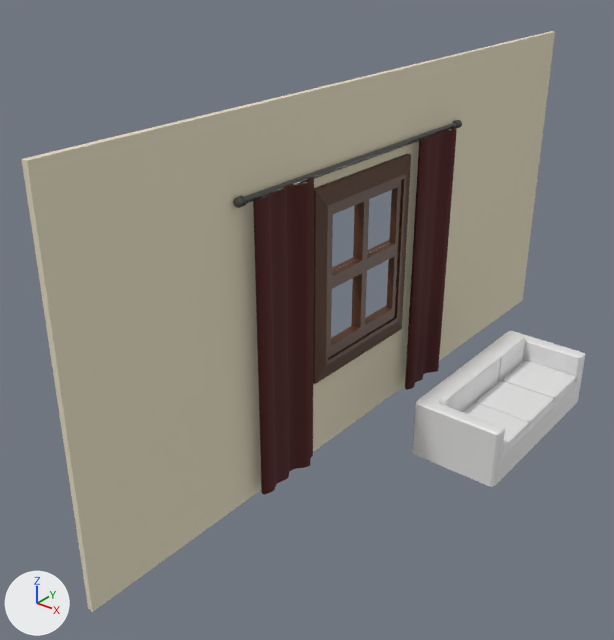
Before and after pictures for a commit that changed the Blender file Assets/Models/sideWall.blend.
Both versions are drawn from a 50 mm lens placed at (29.8, -47.5, 32.9), pointed at (-0.4, -9.7, 9.4). Every picture has the same lights, and +X, +Y and +Z are marked at lower left.
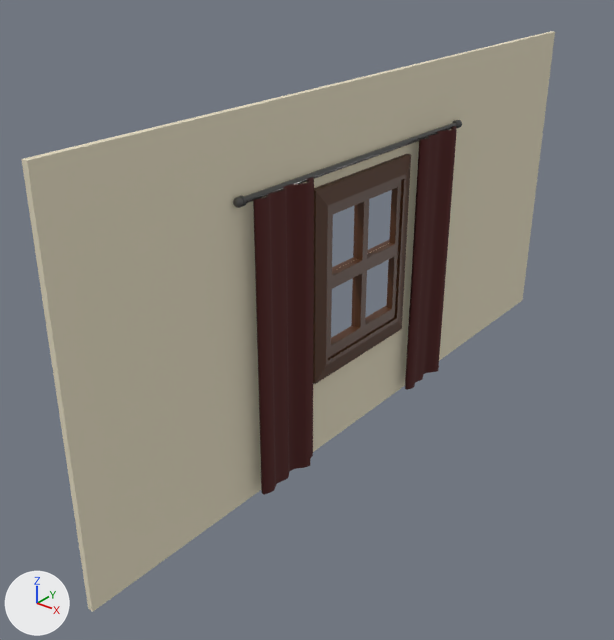
Where the change shows, as pixel boxes [x1, y1, x2, y2] in the pictures (614 x 640 px):
'Cube.002', deleted
    before: [412, 331, 586, 487]
'Cube.004', deleted
    before: [477, 381, 553, 427]
'Cube.005', deleted
    before: [503, 361, 576, 403]
'Cube.001', deleted
    before: [463, 403, 528, 453]
'Cube.007', deleted
    before: [469, 355, 501, 405]
'Cube.006', deleted
    before: [439, 376, 474, 412]
'Cube.008', deleted
    before: [495, 336, 525, 383]

The change in detail:
Object 'Cube.002' (ob_cube_002) is deleted.
Object 'Cube.001' (ob_cube_001) is deleted.
Object 'Cube.004' (ob_cube_004) is deleted.
Object 'Cube.005' (ob_cube_005) is deleted.
Object 'Cube.006' (ob_cube_006) is deleted.
Object 'Cube.007' (ob_cube_007) is deleted.
Object 'Cube.008' (ob_cube_008) is deleted.
